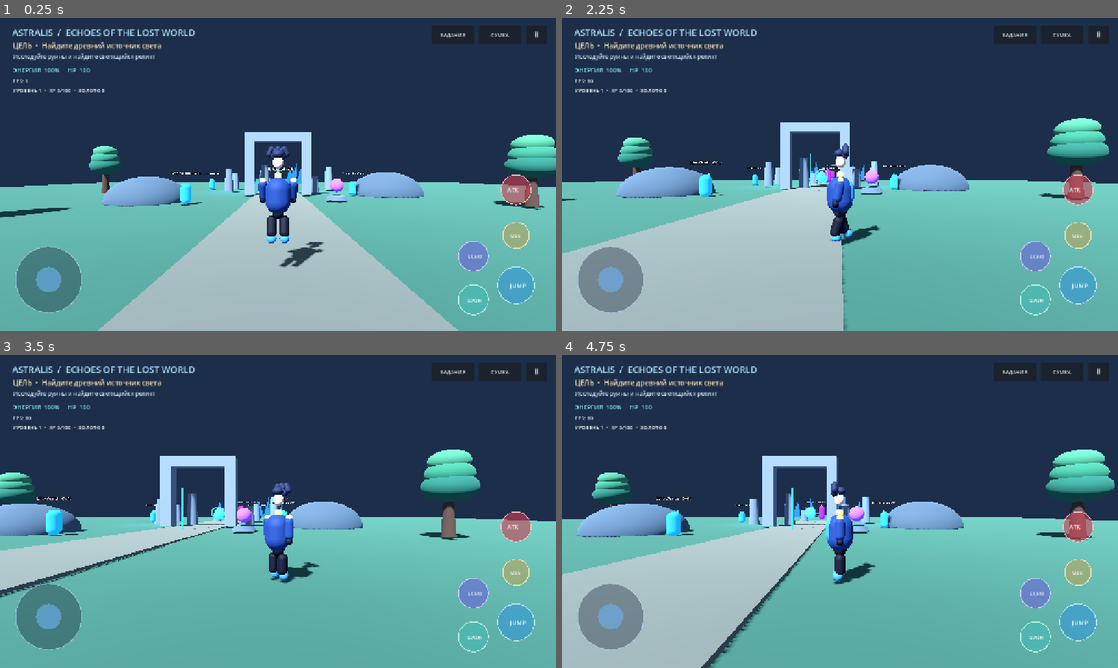
Above: before the commit, frames 1-4 (two rows, left to right).
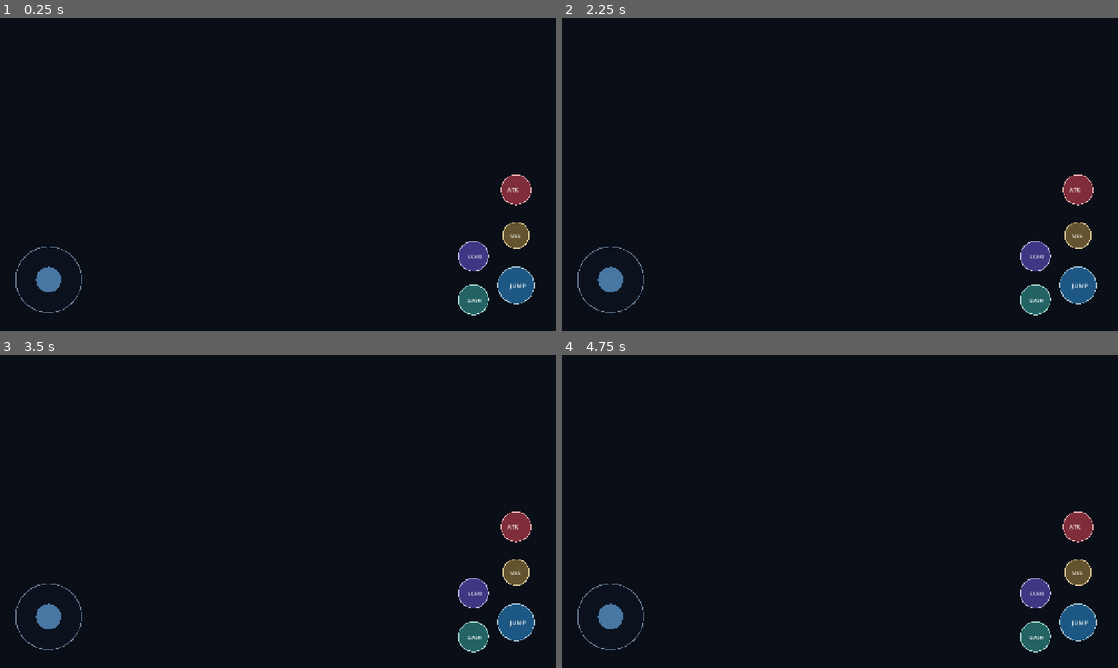
Above: after the commit, the same moments.

Repository: Phantom220-hub/ASTRALIS-RPG
Game: Godot game, scene res://scenes/main/Main.tscn
Same seed, same stepped clock (60 frames per second), same inputs: the game is played once before the commit and once after it.
Inputs (mouse positions are in pixels of both pictures, inside the frame that each line leads up to):
- Up to frame 1 (0.25 s): no input
- Up to frame 2 (2.25 s): tap Enter (ui_accept) at 0.5 s; drag from (840, 174) to (895, 105) at 0.52 s; drag from (728, 190) to (812, 237) at 1.27 s; move the mouse to (895, 105) at 2.02 s; hold D (move_right) from 2.03 s (still down); tap E (interact) at 2.1 s
- Up to frame 3 (3.5 s): release D (move_right) at 2.75 s; drag from (250, 574) to (111, 464) at 2.77 s
- Up to frame 4 (4.75 s): move the mouse to (1006, 558) at 3.52 s; hold A (move_left) 3.53-4.25 s; tap E (interact) at 3.6 s; tap Enter (ui_accept) at 3.77 s; drag from (673, 464) to (756, 433) at 4.27 s

The runs differ from the first frame. In frame 1, 99% of the frame differs, in the area x 0-100%, y 0-100%; in frame 2, 99%; in frame 3, 99%; in frame 4, 99%.
Error after the commit: Parse Error: Preload file "res://scripts/world/echo_fragment.gd" does not exist. (res://scripts/world/world_bootstrap.gd:8)

Commit message:
Expand world landmarks and collectible route

Diff:
--- a/scripts/world/world_bootstrap.gd
+++ b/scripts/world/world_bootstrap.gd
@@ -5,6 +5,7 @@
 const DUMMY_SCRIPT := preload("res://scripts/world/waypoint_dummy.gd")
 const HUD_SCRIPT := preload("res://scripts/ui/game_hud.gd")
 const ENCOUNTER_SCRIPT := preload("res://scripts/combat/encounter_director.gd")
+const FRAGMENT_SCRIPT := preload("res://scripts/world/echo_fragment.gd")
 
 var _hud: Control
 var _relic: Area3D
@@ -101,6 +102,8 @@
 	_add_glowing_marker(Vector3(0, 0.0, -8))
 	_add_ambient_lights()
 	_add_frozen_ruins()
+	_add_echo_fragment_route()
+	_add_distant_landmarks()
 
 func _add_path() -> void:
 	var path := MeshInstance3D.new()
@@ -313,3 +316,58 @@
 	platform.position = Vector3(0,-0.05,-68)
 	platform.material_override = ice
 	add_child(platform)
+
+
+func _add_echo_fragment_route() -> void:
+	var points := [
+		Vector3(-15, 0.0, -27), Vector3(14, 0.0, -30),
+		Vector3(-18, 0.0, -43), Vector3(18, 0.0, -45),
+		Vector3(-7, 0.0, -57), Vector3(8, 0.0, -59),
+		Vector3(-15, 0.0, -72), Vector3(15, 0.0, -76)
+	]
+	for index in range(points.size()):
+		var fragment := Area3D.new()
+		fragment.name = "EchoFragment_%02d" % (index + 1)
+		fragment.set_script(FRAGMENT_SCRIPT)
+		fragment.fragment_id = "echo_%02d" % (index + 1)
+		fragment.position = points[index]
+		add_child(fragment)
+
+func _add_distant_landmarks() -> void:
+	# A ruined observatory marks the western ridge; a crystal grove marks the east.
+	var stone := StandardMaterial3D.new()
+	stone.albedo_color = Color(0.31, 0.38, 0.47)
+	stone.roughness = 0.9
+	for side in [-1.0, 1.0]:
+		var base := MeshInstance3D.new()
+		var base_mesh := CylinderMesh.new()
+		base_mesh.top_radius = 2.8
+		base_mesh.bottom_radius = 3.5
+		base_mesh.height = 0.7
+		base.mesh = base_mesh
+		base.position = Vector3(side * 23.0, 0.0, -36.0)
+		base.material_override = stone
+		add_child(base)
+		for pillar_index in range(4):
+			var pillar := MeshInstance3D.new()
+			var pillar_mesh := BoxMesh.new()
+			pillar_mesh.size = Vector3(0.55, 4.2 + float(pillar_index % 2), 0.55)
+			pillar.mesh = pillar_mesh
+			var angle := float(pillar_index) * TAU / 4.0
+			pillar.position = Vector3(side * 23.0 + cos(angle) * 2.0, pillar_mesh.size.y * 0.5, -36.0 + sin(angle) * 2.0)
+			pillar.material_override = stone
+			add_child(pillar)
+	var crystal_mat := StandardMaterial3D.new()
+	crystal_mat.albedo_color = Color(0.19, 0.62, 0.78)
+	crystal_mat.emission_enabled = true
+	crystal_mat.emission = Color(0.06, 0.35, 0.7)
+	crystal_mat.emission_energy_multiplier = 1.6
+	for i in range(14):
+		var crystal := MeshInstance3D.new()
+		var crystal_mesh := PrismMesh.new()
+		crystal_mesh.size = Vector3(randf_range(0.5, 1.1), randf_range(1.4, 3.8), Vector3(0.5, 1.0).x)
+		crystal.mesh = crystal_mesh
+		crystal.position = Vector3(25.0 + randf_range(-7.0, 7.0), crystal_mesh.size.y * 0.5, -57.0 + randf_range(-8.0, 8.0))
+		crystal.rotation.z = randf_range(-0.2, 0.2)
+		crystal.material_override = crystal_mat
+		add_child(crystal)
